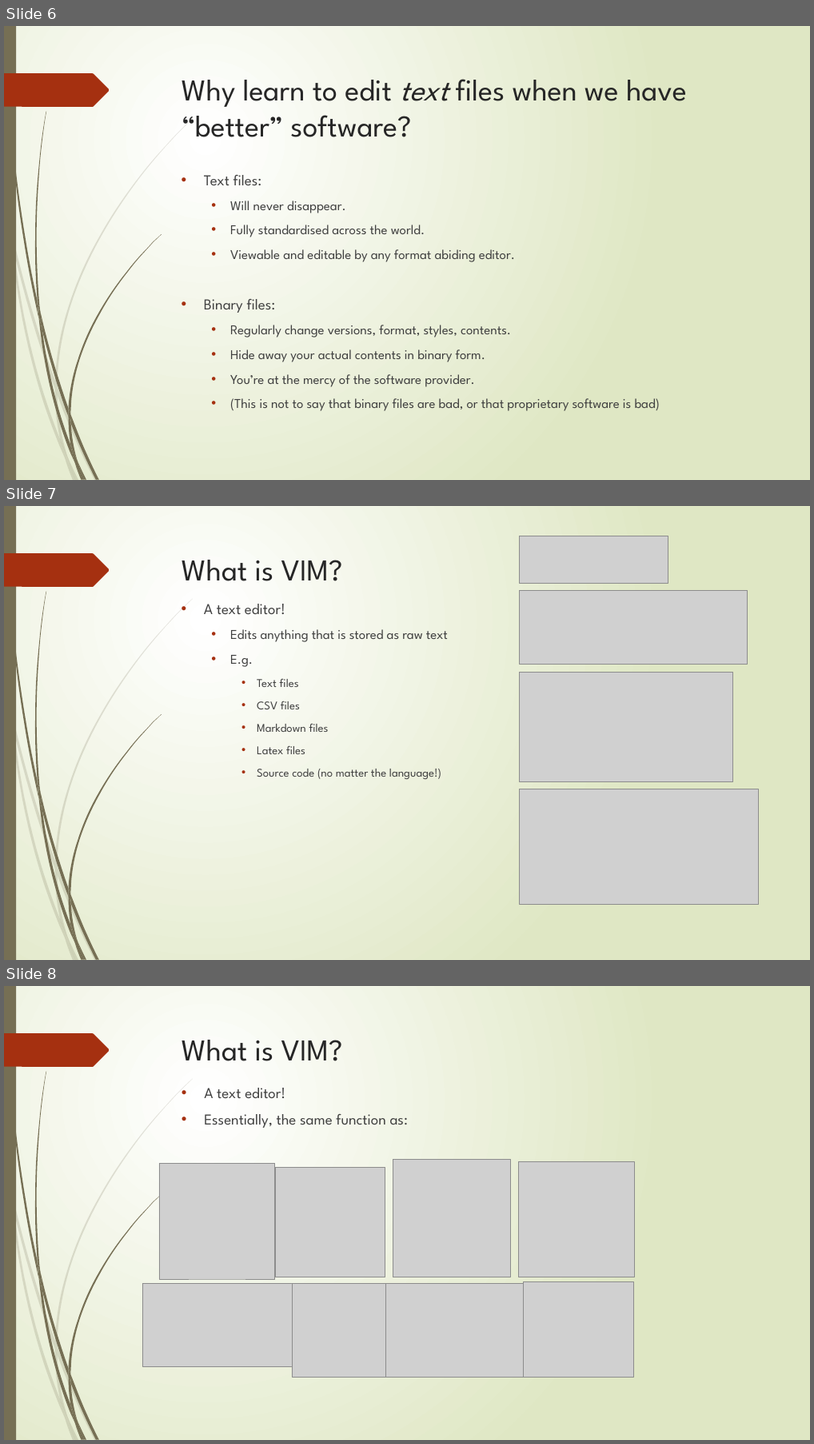
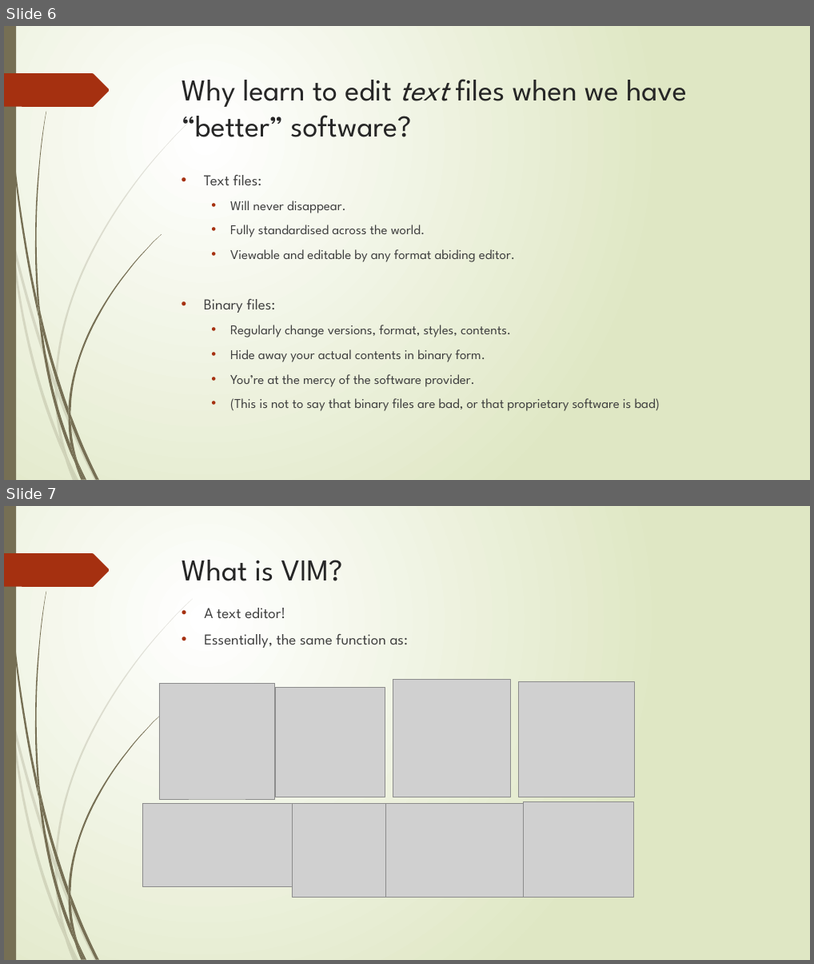
Before and after one commit to vck3000/vim_talk_v1, a slide deck: Presentation.pptx. Shown one above the other, each under a label of ours: slides 6, 7 and 8 before the commit, slides 6 and 7 after it. The pictures are 814x1444 and 814x964 pixels, drawn with LibreOffice and Linux fonts; fonts in the diff are those of the drawing; grey boxes stand for pictures. Boxes give left, top, right and bottom in pixels: in the first picture for what was removed or moved away, otherwise in the second. Text is boxed around its words. In the diff, an @@ line names an element or a change of style, - is before the commit and + after.

```diff
--- a/Presentation.pptx
+++ b/Presentation.pptx
@@ slide 7 removed at <box>4,506,810,960</box>, background gradient #FFFFFF to #DFE8C4; not listed: 24 template elements that a slide beside it also shows @@
@@ picture removed at <box>520,536,669,584</box> @@
@@ title removed at <box>182,560,343,581</box> @@
-What is VIM?
@@ picture removed at <box>520,590,748,664</box> @@
@@ text removed at <box>204,604,448,779</box> @@
-• A text editor!
-  • Edits anything that is stored as raw text
-  • E.g.
-    • Text files
-    • CSV files
-    • Markdown files
-    • Latex files
-    • Source code (no matter the language!)
@@ picture removed at <box>520,672,734,782</box> @@
@@ picture removed at <box>520,788,759,904</box> @@
@@ what was slide 8 is now slide 7 @@
```
Also in this commit, not shown: 1 slide added, 1 other file.
